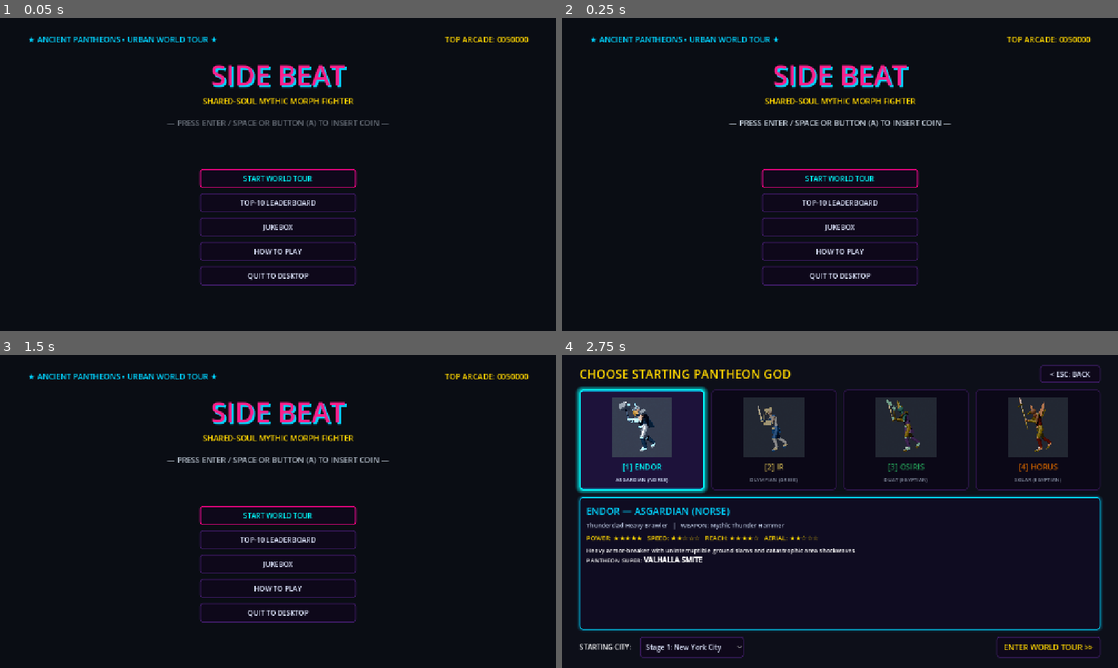
Above: before the commit, frames 1-4 (two rows, left to right).
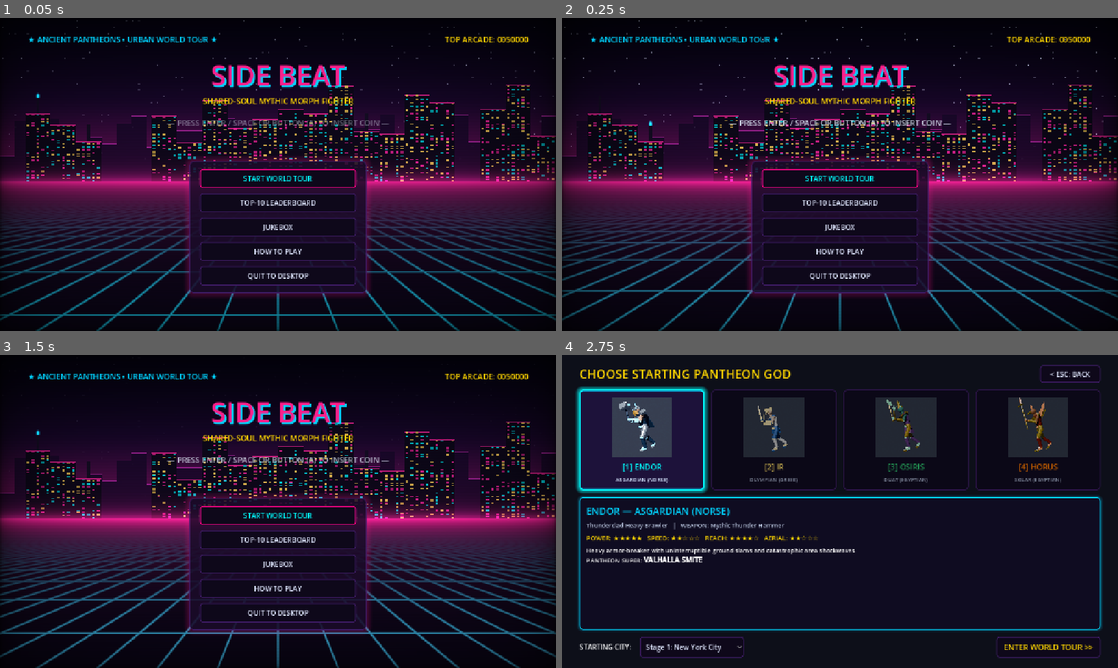
Above: after the commit, the same moments.

Repository: leouofa/side-beat
Game: Godot game, scene res://scenes/main/boot.tscn
The game is run twice, just before and just after one commit, with the same random seed, the same clock (stepped at 60 frames per second) and the same inputs. Sound files missing from this copy of the repository are replaced by a short silence.
Inputs:
- Up to frame 1 (0.05 s): no input
- Up to frame 2 (0.25 s): no input
- Up to frame 3 (1.5 s): click "START WORLD TOUR" at 0.5 s; click "< ESC: BACK" at 1.25 s
- Up to frame 4 (2.75 s): click "START WORLD TOUR" at 2 s

The runs differ from the first frame. In frame 1, 25% of the frame differs, in the area x 0-100%, y 0-100%; in frame 2, 25%; in frame 3, 26%, in the area x 0-100%, y 20-100%; in frame 4, nothing differs.

Commit message:
feat(ui): add procedural synthwave cityline background to title screen
Replace the title screen's static flat dark background with a procedurally generated cyberpunk synthwave background to establish the game's retro-arcade visual identity upon startup.

- Implement a single-pass GPU CanvasItem shader featuring a forward-scrolling 3D perspective neon grid, layered skyscraper silhouettes with flickering window matrices, blinking rooftop antenna beacons, a twilight sky gradient, and procedural twinkling stars.
- Add an integrated dark glass backing card behind the main menu container to ensure crisp button text contrast and legibility against dynamic neon elements without altering node paths.
- Update automated test suite to verify shader material attachment, configuration, and menu backdrop initialization.

Diff:
--- a/scenes/ui/title_screen.tscn
+++ b/scenes/ui/title_screen.tscn
@@ -1,6 +1,20 @@
-[gd_scene load_steps=2 format=3]
+[gd_scene load_steps=4 format=3]
 
 [ext_resource type="Script" path="res://scripts/ui/title_screen.gd" id="1_title"]
+[ext_resource type="Shader" path="res://shaders/synthwave_cityline.gdshader" id="2_shader"]
+
+[sub_resource type="ShaderMaterial" id="ShaderMaterial_synth"]
+shader = ExtResource("2_shader")
+shader_parameter/sky_top_color = Color(0.02, 0.01, 0.07, 1)
+shader_parameter/sky_bottom_color = Color(0.16, 0.04, 0.25, 1)
+shader_parameter/horizon_glow_color = Color(1, 0.12, 0.55, 1)
+shader_parameter/grid_color = Color(0, 0.9, 1, 1)
+shader_parameter/grid_base_color = Color(0.04, 0.02, 0.09, 1)
+shader_parameter/horizon_y = 0.52
+shader_parameter/grid_speed = 0.55
+shader_parameter/grid_scale = 14.0
+shader_parameter/pulse_speed = 1.6
+shader_parameter/star_density = 0.65
 
 [node name="TitleScreen" type="Control"]
 layout_mode = 3
@@ -12,13 +26,13 @@
 script = ExtResource("1_title")
 
 [node name="Background" type="ColorRect" parent="."]
+material = SubResource("ShaderMaterial_synth")
 layout_mode = 1
 anchors_preset = 15
 anchor_right = 1.0
 anchor_bottom = 1.0
 grow_horizontal = 2
 grow_vertical = 2
-color = Color(0.04, 0.05, 0.08, 1)
 
 [node name="MarginContainer" type="MarginContainer" parent="."]
 layout_mode = 1
--- a/scripts/ui/title_screen.gd
+++ b/scripts/ui/title_screen.gd
@@ -9,11 +9,14 @@
 @onready var _quit_btn: Button = $MarginContainer/VBoxContainer/MenuContainer/QuitBtn
 @onready var _high_score_label: Label = $MarginContainer/VBoxContainer/Header/HighScoreLabel
 @onready var _prompt_label: Label = $MarginContainer/VBoxContainer/PromptLabel
+@onready var _menu_container: VBoxContainer = $MarginContainer/VBoxContainer/MenuContainer
 
 var _blink_timer: float = 0.0
+var _card_style: StyleBoxFlat
 
 
 func _ready() -> void:
+	_setup_menu_backdrop()
 	SynthwaveUI.apply_to_tree(self)
 	if SoundtrackManager:
 		SoundtrackManager.play_menu_track("title_theme", true)
@@ -67,3 +70,29 @@
 
 func _on_quit_pressed() -> void:
 	get_tree().quit(0)
+
+
+func _setup_menu_backdrop() -> void:
+	_card_style = StyleBoxFlat.new()
+	_card_style.bg_color = Color(0.06, 0.04, 0.14, 0.82)
+	_card_style.border_color = Color("#3D1B63")
+	_card_style.set_border_width_all(2)
+	_card_style.set_corner_radius_all(10)
+	_card_style.shadow_color = Color(1.0, 0.08, 0.55, 0.22)
+	_card_style.shadow_size = 14
+	if _menu_container and not _menu_container.draw.is_connected(_on_menu_container_draw):
+		_menu_container.draw.connect(_on_menu_container_draw)
+		_menu_container.queue_redraw()
+
+
+func _on_menu_container_draw() -> void:
+	if _card_style and _menu_container:
+		var pad_h := 24.0
+		var pad_v := 18.0
+		var rect := Rect2(
+			-pad_h,
+			-pad_v,
+			_menu_container.size.x + pad_h * 2.0,
+			_menu_container.size.y + pad_v * 2.0
+		)
+		_menu_container.draw_style_box(_card_style, rect)
--- /dev/null
+++ b/shaders/synthwave_cityline.gdshader
@@ -0,0 +1,203 @@
+shader_type canvas_item;
+
+// Synthwave Cyberpunk Cityline Procedural Background
+// Features: Perspective scrolling 3D neon grid, procedural skyline with flickering windows & antenna beacons,
+// starry cosmic twilight sky, and breathing neon atmospheric glow.
+
+uniform vec4 sky_top_color : source_color = vec4(0.02, 0.01, 0.07, 1.0);
+uniform vec4 sky_bottom_color : source_color = vec4(0.16, 0.04, 0.25, 1.0);
+uniform vec4 horizon_glow_color : source_color = vec4(1.0, 0.12, 0.55, 1.0);
+uniform vec4 grid_color : source_color = vec4(0.0, 0.90, 1.0, 1.0);
+uniform vec4 grid_base_color : source_color = vec4(0.04, 0.02, 0.09, 1.0);
+
+uniform float horizon_y : hint_range(0.3, 0.8) = 0.52;
+uniform float grid_speed : hint_range(0.1, 3.0) = 0.55;
+uniform float grid_scale : hint_range(5.0, 40.0) = 14.0;
+uniform float pulse_speed : hint_range(0.2, 5.0) = 1.6;
+uniform float star_density : hint_range(0.0, 1.0) = 0.65;
+
+float hash11(float p) {
+	p = fract(p * 0.1031);
+	p *= p + 33.33;
+	p *= p + p;
+	return fract(p);
+}
+
+float hash21(vec2 p) {
+	vec3 p3 = fract(vec3(p.xyx) * 0.1031);
+	p3 += dot(p3, p3.yzx + 33.33);
+	return fract((p3.x + p3.y) * p3.z);
+}
+
+// Procedural stars in the upper sky
+float get_star(vec2 uv, float t) {
+	if (uv.y > horizon_y - 0.05) return 0.0;
+	vec2 star_uv = uv * vec2(90.0, 50.0);
+	vec2 id = floor(star_uv);
+	vec2 gv = fract(star_uv) - 0.5;
+	float rnd = hash21(id);
+	if (rnd > (1.0 - star_density * 0.12)) {
+		float dist = length(gv);
+		float twinkle = 0.5 + 0.5 * sin(t * 3.0 + rnd * 6.2831);
+		return smoothstep(0.18, 0.01, dist) * twinkle;
+	}
+	return 0.0;
+}
+
+// 2-layer procedural skyline silhouette with glowing windows & rooftop antennas
+vec4 render_skyline(vec2 uv, float t, vec4 current_col) {
+	vec4 col = current_col;
+
+	// Layer 1: Distant background skyline (smaller, darker purple silhouette)
+	float num_cols_far = 38.0;
+	float col_far = floor(uv.x * num_cols_far);
+	float h_far = mix(0.08, 0.22, hash11(col_far * 7.19));
+	float far_roof = horizon_y - h_far;
+
+	if (uv.y >= far_roof && uv.y <= horizon_y) {
+		col = mix(col, vec4(0.09, 0.03, 0.16, 1.0), 0.85);
+		// Rim highlight on distant roof
+		if (uv.y < far_roof + 0.003) {
+			col += vec4(0.5, 0.1, 0.4, 0.5);
+		}
+	}
+
+	// Layer 2: Near foreground skyline (sharper, detailed with glowing windows & beacons)
+	float num_cols_near = 22.0;
+	float col_idx = floor(uv.x * num_cols_near);
+	float h_near = mix(0.12, 0.32, hash11(col_idx * 13.37));
+	// Gaps between some buildings for depth
+	float exists = step(0.15, hash11(col_idx * 29.41));
+	h_near *= exists;
+	float near_roof = horizon_y - h_near;
+
+	// Antenna tower & blinking beacon
+	float has_antenna = step(0.65, hash11(col_idx * 43.17)) * exists;
+	if (has_antenna > 0.5) {
+		float center_x = (col_idx + 0.5) / num_cols_near;
+		float dist_x = abs(uv.x - center_x) * num_cols_near;
+		float antenna_top = near_roof - 0.055;
+		// Mast
+		if (dist_x < 0.06 && uv.y >= antenna_top && uv.y <= near_roof) {
+			col = vec4(0.08, 0.05, 0.14, 1.0);
+		}
+		// Blinking beacon light
+		if (uv.y >= antenna_top - 0.015 && uv.y <= antenna_top + 0.005) {
+			float beacon_dist = length(vec2(dist_x * 0.15, uv.y - antenna_top));
+			float blink = step(0.4, sin(t * 4.0 + col_idx * 2.1));
+			vec4 beacon_color = mix(vec4(1.0, 0.1, 0.2, 1.0), vec4(0.0, 0.9, 1.0, 1.0), step(0.5, hash11(col_idx)));
+			col += beacon_color * smoothstep(0.014, 0.001, beacon_dist) * blink * 1.5;
+		}
+	}
+
+	if (exists > 0.5 && uv.y >= near_roof && uv.y <= horizon_y) {
+		// Base building dark silhouette
+		col = vec4(0.05, 0.03, 0.10, 1.0);
+
+		// Roof neon edge highlight
+		if (uv.y < near_roof + 0.0035) {
+			col += horizon_glow_color * 0.75;
+		}
+
+		// Procedural window matrix
+		vec2 building_uv = vec2(fract(uv.x * num_cols_near), (uv.y - near_roof) / max(h_near, 0.001));
+		vec2 win_grid = fract(vec2(building_uv.x * 5.0, building_uv.y * (h_near * 90.0)));
+		vec2 win_id = floor(vec2(uv.x * num_cols_near * 5.0, uv.y * 120.0));
+
+		// Margin around windows
+		if (win_grid.x > 0.22 && win_grid.x < 0.78 && win_grid.y > 0.22 && win_grid.y < 0.78) {
+			float win_rand = hash21(win_id);
+			// 45% of windows are illuminated
+			if (win_rand > 0.55) {
+				// Organic subtle flicker
+				float flicker = 0.85 + 0.15 * sin(t * 3.5 + win_rand * 31.4);
+				vec4 win_color;
+				if (win_rand > 0.88) {
+					// Neon Cyan window
+					win_color = vec4(0.0, 0.95, 1.0, 1.0);
+				} else if (win_rand > 0.72) {
+					// Neon Magenta / Pink window
+					win_color = vec4(1.0, 0.15, 0.65, 1.0);
+				} else {
+					// Warm amber / gold window
+					win_color = vec4(1.0, 0.82, 0.35, 1.0);
+				}
+				col = mix(col, win_color * flicker, 0.88);
+			}
+		}
+	}
+
+	return col;
+}
+
+void fragment() {
+	vec2 uv = UV;
+	float t = TIME;
+
+	// Rhythmic neon pulse
+	float pulse = 0.85 + 0.15 * sin(t * pulse_speed);
+
+	vec4 final_color = vec4(0.0);
+
+	if (uv.y <= horizon_y) {
+		// --- SKY REGION ---
+		float sky_factor = smoothstep(0.0, horizon_y, uv.y);
+		vec4 sky = mix(sky_top_color, sky_bottom_color, sky_factor);
+
+		// Horizon twilight glow
+		float horizon_proximity = smoothstep(horizon_y - 0.28, horizon_y, uv.y);
+		sky = mix(sky, horizon_glow_color * 0.8, horizon_proximity * 0.45 * pulse);
+
+		// Stars
+		float star = get_star(uv, t);
+		sky += vec4(star * 0.9, star * 0.95, star * 1.0, 0.0);
+
+		// Render Skyscraper silhouettes on top of sky
+		final_color = render_skyline(uv, t, sky);
+
+	} else {
+		// --- 3D PERSPECTIVE SCROLLING NEON GRID FLOOR ---
+		float ground_d = (uv.y - horizon_y) / (1.0 - horizon_y);
+		ground_d = max(ground_d, 0.0001);
+
+		// Perspective projection
+		float depth = 1.0 / ground_d;
+		float x_proj = (uv.x - 0.5) * depth * 2.2;
+		float z_proj = depth * 0.45 - t * grid_speed;
+
+		// Grid line calculations
+		vec2 grid_uv = vec2(x_proj, z_proj) * (grid_scale * 0.3);
+		vec2 grid_fract = abs(fract(grid_uv - 0.5) - 0.5);
+		vec2 grid_deriv = fwidth(grid_uv);
+		vec2 grid_line = smoothstep(grid_deriv * 1.25, vec2(0.0), grid_fract);
+		float line_intensity = max(grid_line.x, grid_line.y);
+
+		// Distance fog falloff towards horizon
+		float depth_fog = smoothstep(0.0, 0.85, ground_d);
+		float horizon_fog = exp(-ground_d * 5.0);
+
+		// Dynamic color: primary cyan grid with magenta accent pulses
+		vec4 current_grid_color = mix(grid_color, horizon_glow_color, 0.3 * sin(t * pulse_speed + z_proj * 0.5));
+		vec4 floor_color = mix(grid_base_color, current_grid_color, line_intensity * depth_fog * pulse);
+
+		// Horizon ground glow
+		floor_color += horizon_glow_color * horizon_fog * 0.55 * pulse;
+
+		final_color = floor_color;
+	}
+
+	// --- HORIZON ATMOSPHERIC HAZE BAND ---
+	float horizon_band = exp(-abs(uv.y - horizon_y) * 45.0);
+	final_color += horizon_glow_color * horizon_band * 0.65 * pulse;
+
+	// --- SUBTLE CRT SCANLINE & VIGNETTE POLISH ---
+	float scanline = 0.97 + 0.03 * sin(uv.y * 360.0 * 3.14159);
+	vec2 vig_uv = uv * (1.0 - uv.yx);
+	float vignette = vig_uv.x * vig_uv.y * 15.0;
+	vignette = clamp(pow(vignette, 0.18), 0.0, 1.0);
+
+	final_color.rgb *= scanline * vignette;
+	final_color.a = 1.0;
+
+	COLOR = final_color;
+}
--- a/tests/run_tests.gd
+++ b/tests/run_tests.gd
@@ -347,6 +347,13 @@
 	_assert(title_scene != null, "title_screen.tscn loads cleanly")
 	var title_inst := title_scene.instantiate()
 	add_child(title_inst)
+	_assert(title_inst.has_node("Background"), "Title screen has Background node")
+	var bg_rect := title_inst.get_node("Background") as ColorRect
+	_assert(bg_rect != null and bg_rect.material is ShaderMaterial, "Title screen Background has ShaderMaterial")
+	var shader_mat := bg_rect.material as ShaderMaterial
+	_assert(shader_mat.shader != null, "ShaderMaterial has valid shader")
+	_assert(shader_mat.shader.resource_path.ends_with("synthwave_cityline.gdshader"), "Background uses synthwave_cityline shader")
+	_assert(title_inst.get("_card_style") != null, "Title screen initialized menu glass backdrop style")
 	_assert(title_inst.has_node("MarginContainer/VBoxContainer/MenuContainer/StartTourBtn"), "Title screen has StartTourBtn")
 	var start_btn := title_inst.get_node("MarginContainer/VBoxContainer/MenuContainer/StartTourBtn") as Button
 	var lead_btn := title_inst.get_node("MarginContainer/VBoxContainer/MenuContainer/LeaderboardBtn") as Button
Not shown, added: shaders/synthwave_cityline.gdshader.uid
